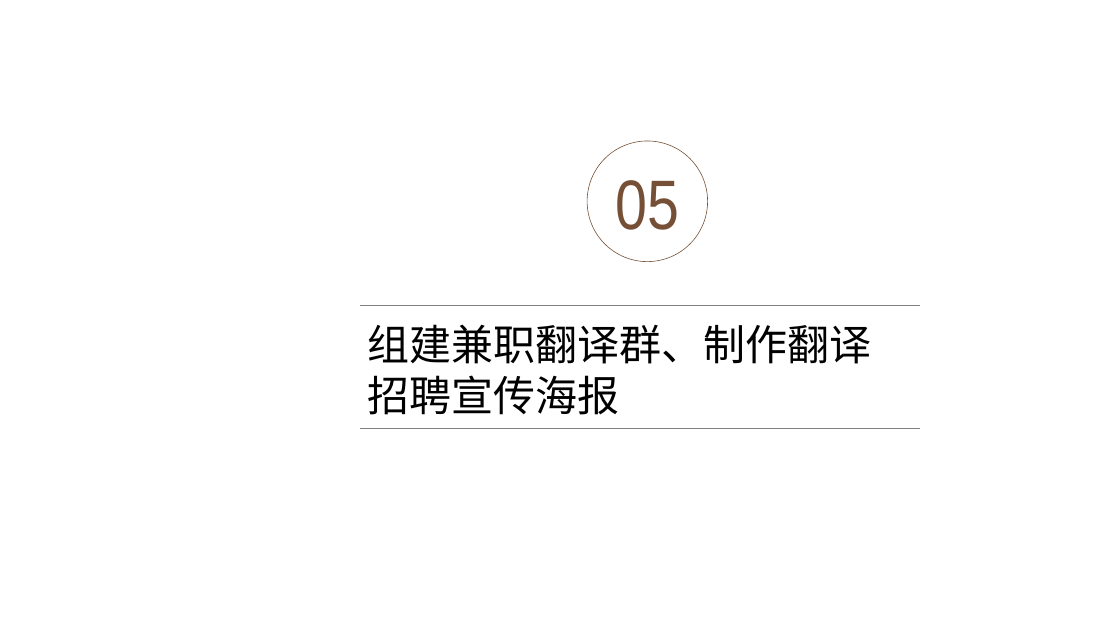
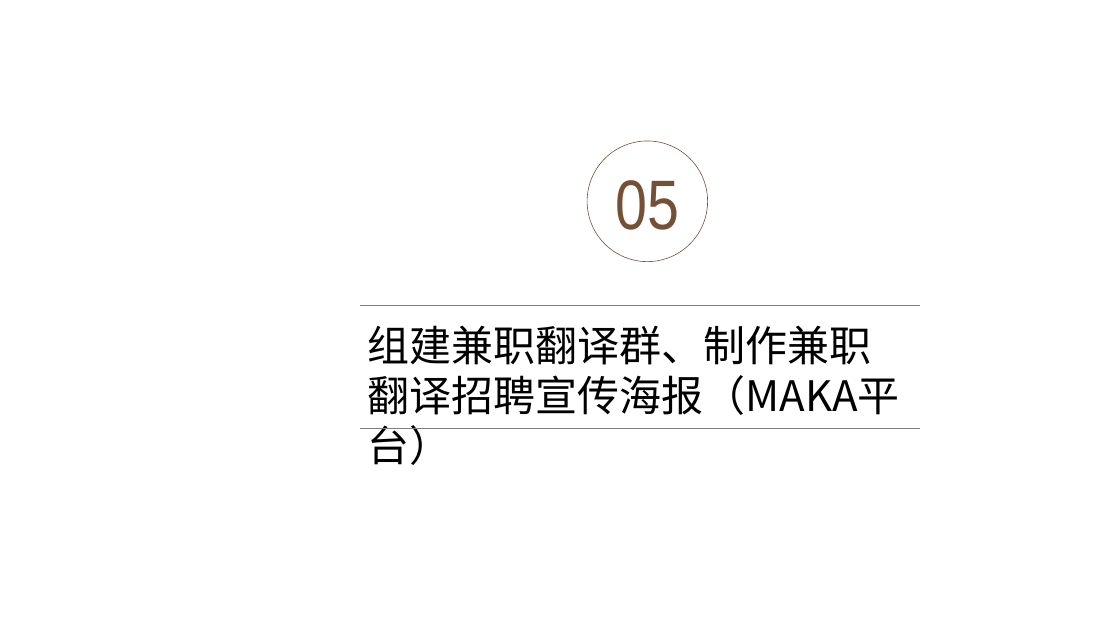
Before and after one commit to yaoyaodu/materials, a slide deck: slide 21 of docs/工具使用篇/绘图截图/PPT/1 素雅简约通用PPT模板.pptx. Drawn at 1120x630 pixels with LibreOffice and Linux fonts; fonts in the diff are those of the drawing; background and template pictures are left out. Boxes give left, top, right and bottom in pixels: in the first picture for what was removed or moved away, otherwise in the second. Text is boxed around its words. In the diff, an @@ line names an element or a change of style, - is before the commit and + after.

```diff
--- a/docs/工具使用篇/绘图截图/PPT/1 素雅简约通用PPT模板.pptx
+++ b/docs/工具使用篇/绘图截图/PPT/1 素雅简约通用PPT模板.pptx
@@ text at (x1=368, y1=325, x2=900, y2=415): text changed @@
-组建兼职翻译群、制作翻译招聘宣传海报
+组建兼职翻译群、制作兼职翻译招聘宣传海报（MAKA平台）
```
Also in this commit, not shown: 16 other slides changed, 7 slides added, 10 slides removed, 6 other files.
